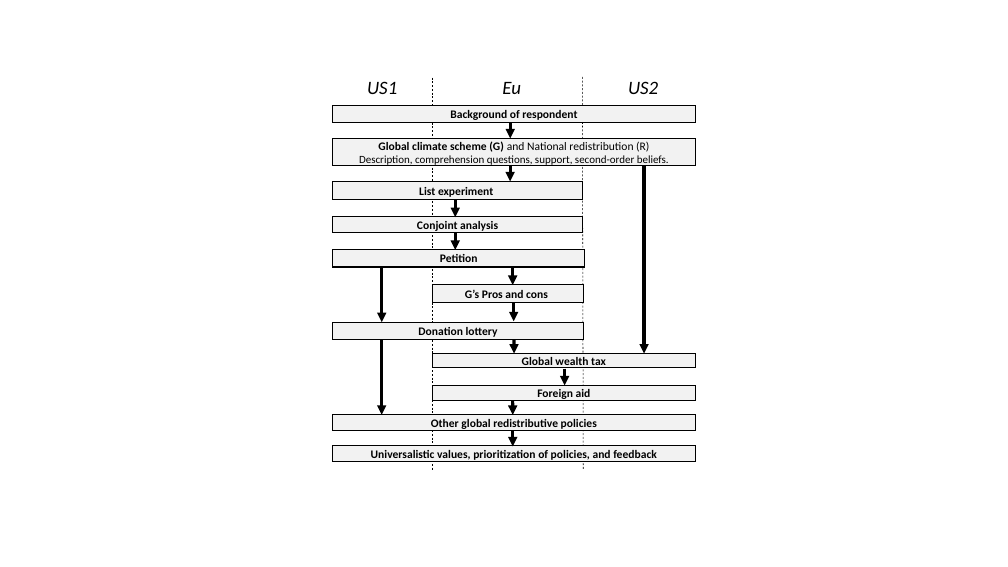
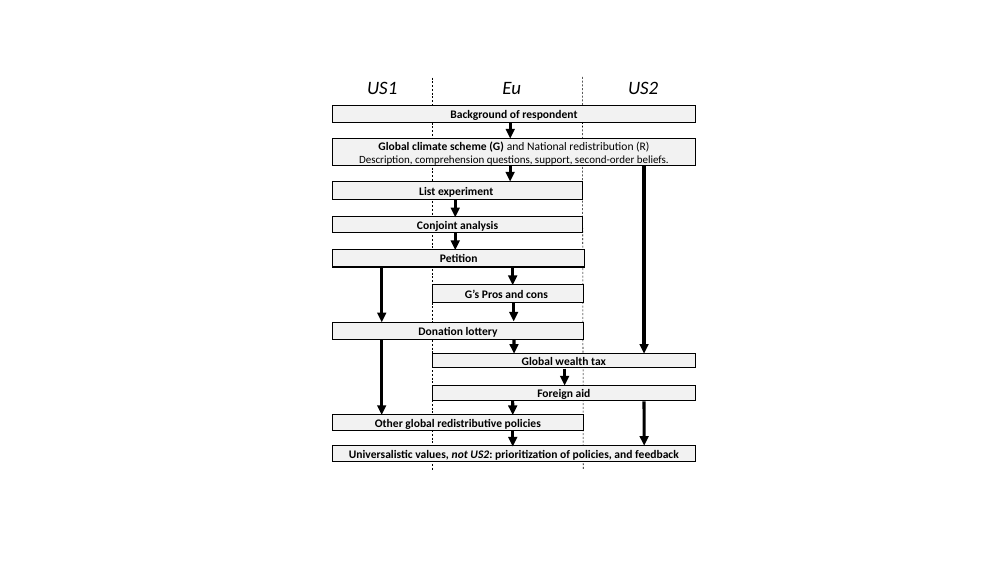
Before and after one commit to bixiou/global_tax_attitudes, a slide deck: slide 7 of questionnaire/survey_flow.pptx. Drawn at 1008x567 pixels with LibreOffice and Linux fonts; fonts in the diff are those of the drawing. Boxes give left, top, right and bottom in pixels: in the first picture for what was removed or moved away, otherwise in the second. Text is boxed around its words. In the diff, an @@ line names an element or a change of style, - is before the commit and + after.

```diff
--- a/questionnaire/survey_flow.pptx
+++ b/questionnaire/survey_flow.pptx
@@ rectangle "Other global redistributive policies": place and size @@
-rectangle "Other global redistributive policies" at <box>333,415,695,430</box>
+rectangle "Other global redistributive policies" at <box>333,415,583,430</box>
@@ arrow added from (644, 402) to (644, 445), #000000 3 pt @@
@@ text in rectangle at <box>349,450,679,460</box>: text changed @@
-Universalistic values, prioritization of policies, and feedback
+Universalistic values, not US2: prioritization of policies, and feedback
```
Also in this commit, not shown: 2 other slides changed, 24 other files.
